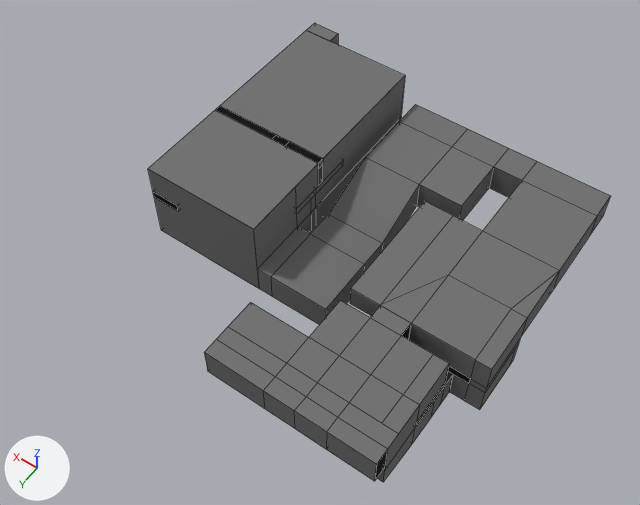
A saved change to the Blender file Assets/Models/Rooms_00_Template_0.blend.
Rendered twice from a 50 mm lens placed at (-57.1, 81.5, 85.2), pointed at (-19.1, 28.3, 1.6). Every picture has the same lights, and +X, +Y and +Z are marked at lower left. Mesh edges are drawn as thin lines.

Objects in the first picture: 'Rooms_00_0 Platform', 'Rooms_00_0 Walls', 'Rooms_00_1 Entrance', 'Rooms_00_1 Exit', 'Rooms_00_2 Entrance', 'Rooms_00_2 Walls', 'Rooms_00_2 Walls Down', 'Rooms_00_3 Walls', 'Rooms_00_3 Walls Down'.
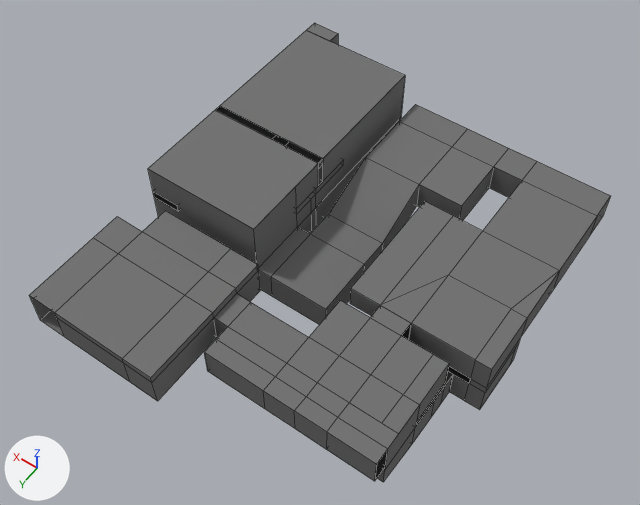
Changed parts and their boxes (x1, y1, x2, y2) in the pictures (640 x 505 px):
'Rooms_00_4 Walls', added: after (29, 211, 260, 401)

The change, as a diff of the scene's bpy script:
```diff
--- a/Assets/Models/Rooms_00_Template_0.blend.py
+++ b/Assets/Models/Rooms_00_Template_0.blend.py
@@ me_cube_003 @@
+me_cube_003.from_pydata(...)  # 46 vertices, 41 faces; spans x -18.0..2.0, y 36.0..54.0, z 0.0..5.0
+me_cube_003.materials.append(mat_light)  # grey #757575
@@ ob_rooms_00_4_walls @@
+ob_rooms_00_4_walls = bpy.data.objects.new('Rooms_00_4 Walls', me_cube_003)
+ob_rooms_00_4_walls.parent = ob_empty
+ob_rooms_00_4_walls.location = (0.0, 0.0, 0.0)
```
